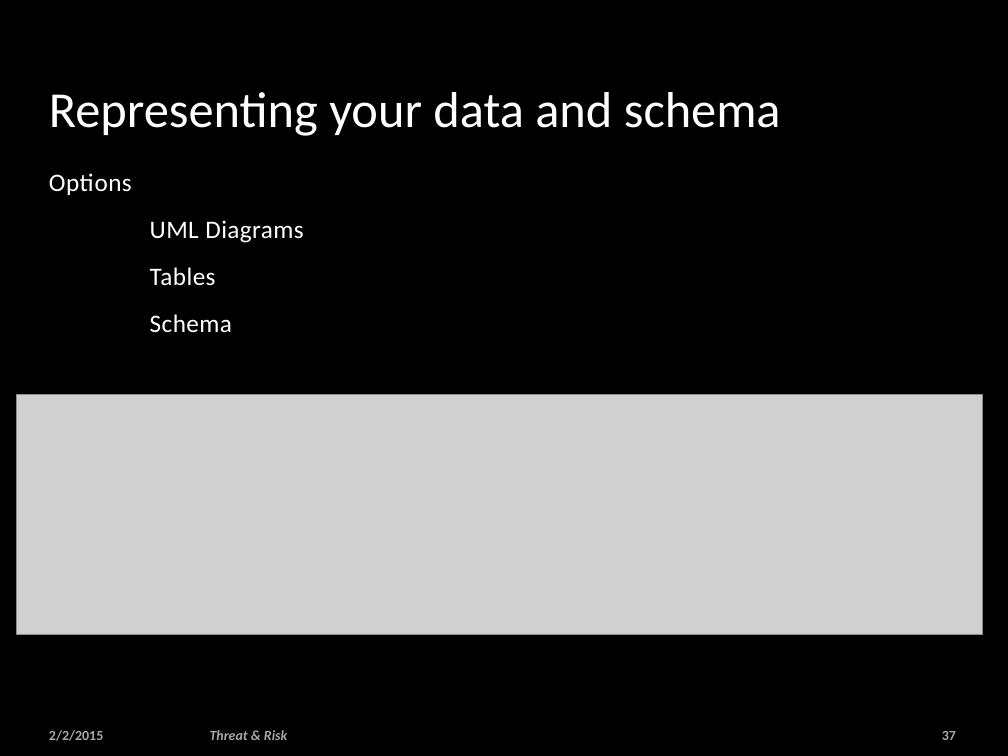
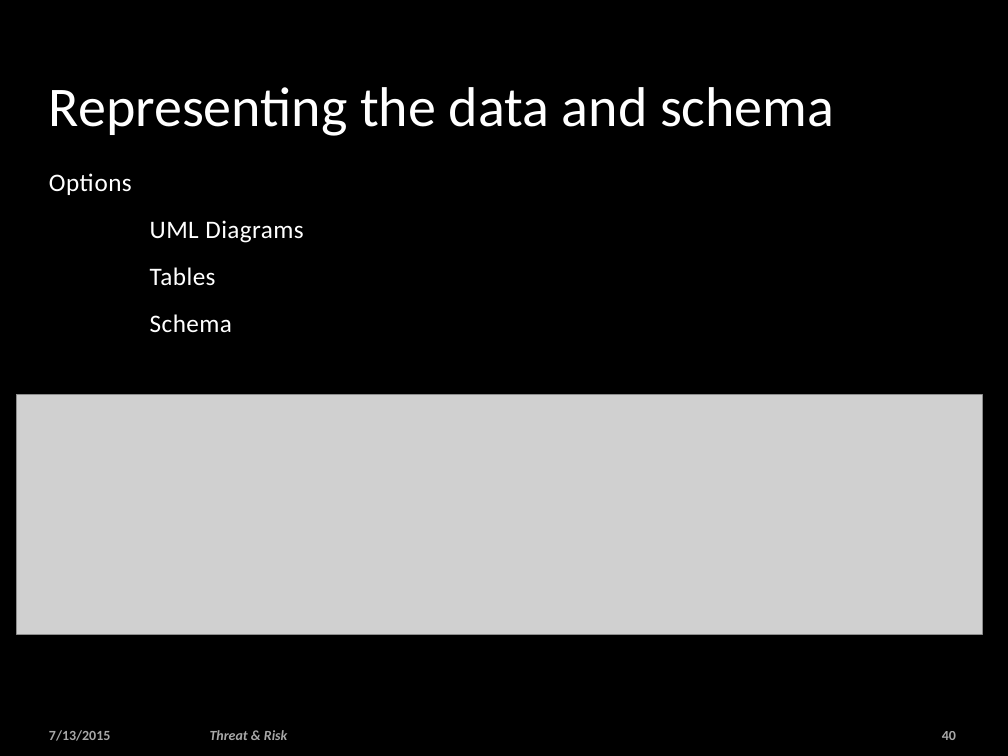
Before and after one commit to omg-threat-modeling/phase1, a slide deck: slide 40 of Team/Threat-risk -enguagement.pptx (slide 37 before the commit). Drawn at 1008x756 pixels with LibreOffice and Linux fonts; fonts in the diff are those of the drawing; grey boxes stand for pictures; background and template pictures are left out. Boxes give left, top, right and bottom in pixels: in the first picture for what was removed or moved away, otherwise in the second. Text is boxed around its words. In the diff, an @@ line names an element or a change of style, - is before the commit and + after.

```diff
--- a/Team/Threat-risk -enguagement.pptx
+++ b/Team/Threat-risk -enguagement.pptx
@@ title at (49, 87, 834, 136): text changed; size 36 to 40 pt @@
-Representing your data and schema
+Representing the data and schema
@@ text at (49, 730, 111, 741): text changed @@
-2/2/2015
+7/13/2015
@@ page number at (942, 731, 956, 740): text changed @@
-37
+40
```
Also in this commit, not shown: 48 other slides changed, 26 slides added, 8 slides removed, 2 other files.
